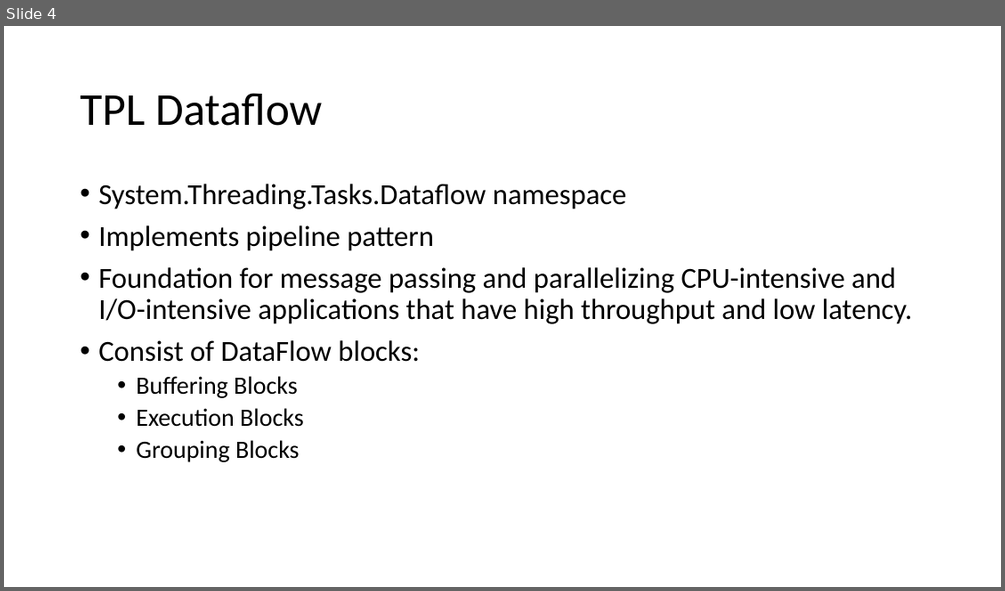
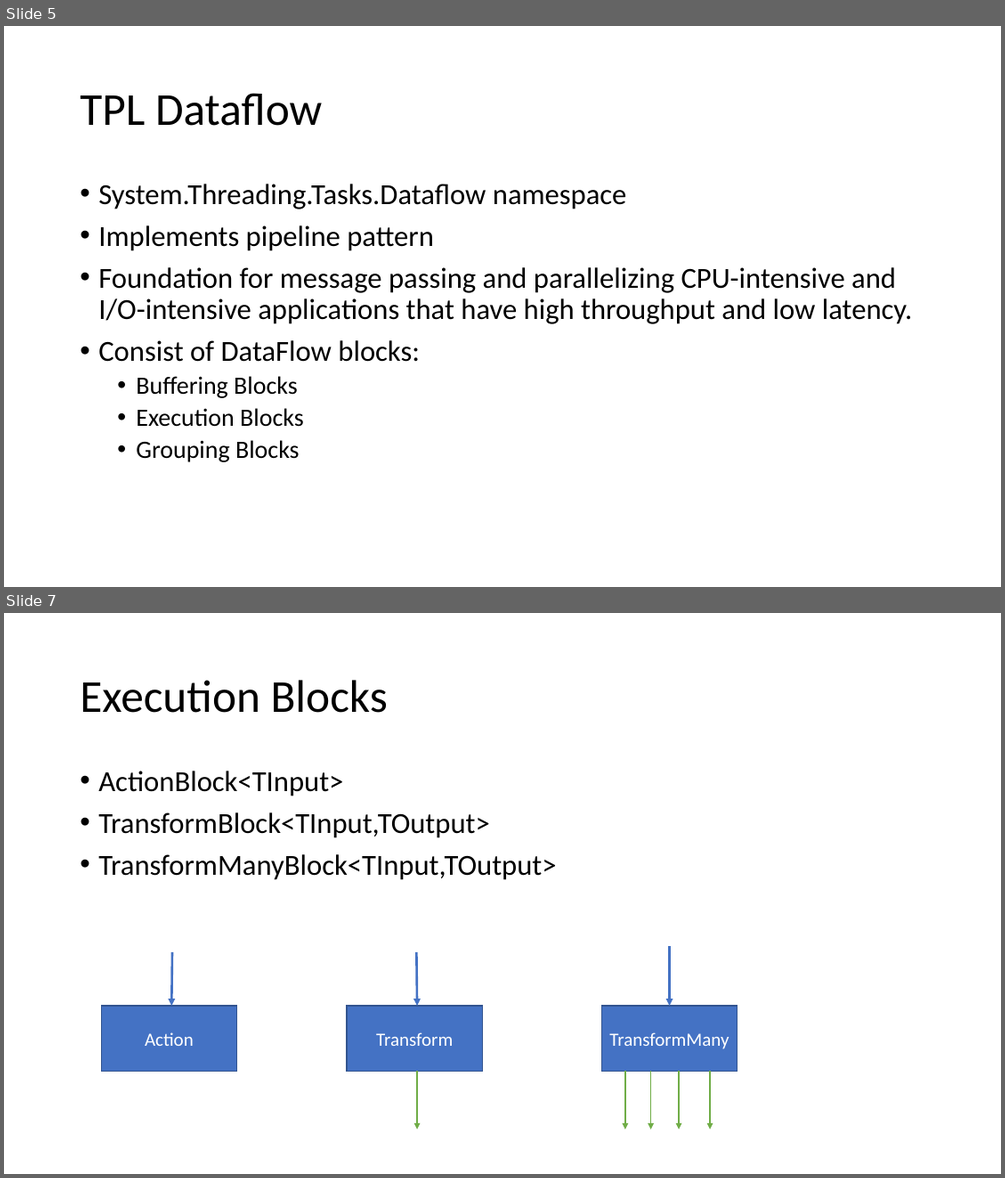
Before and after one commit to jandeu/tpl-dataflow-samples, a slide deck: Presentation.pptx. Shown one above the other, each under a label of ours: slide 4 before the commit, slides 5 and 7 after it; the slides between them are not shown. The pictures are 1005x591 and 1005x1178 pixels, drawn with LibreOffice and Linux fonts; fonts in the diff are those of the drawing. Boxes give left, top, right and bottom in pixels: in the first picture for what was removed or moved away, otherwise in the second. Text is boxed around its words. In the diff, an @@ line names an element or a change of style, - is before the commit and + after.

```diff
--- a/Presentation.pptx
+++ b/Presentation.pptx
@@ slide 7 added at (x1=4, y1=613, x2=1001, y2=1174), background #FFFFFF @@
@@ title added at (x1=80, y1=680, x2=388, y2=713), 44 pt, text #000000 @@
+Execution Blocks
@@ text added at (x1=98, y1=771, x2=556, y2=880), 28 pt, text #000000 @@
+• ActionBlock<TInput>
+• TransformBlock<TInput,TOutput>
+• TransformManyBlock<TInput,TOutput>
@@ arrow added from (172, 952) to (171, 1005), #4472C4 2.25 pt @@
@@ arrow added from (417, 952) to (418, 1005), #4472C4 2.25 pt @@
@@ arrow added from (670, 947) to (670, 1005), #4472C4 2.25 pt @@
@@ rectangle added at (x1=101, y1=1005, x2=237, y2=1071), fill #4472C4, outline #325491 1 pt, 18 pt, text #FFFFFF @@
+Action
@@ rectangle added at (x1=347, y1=1005, x2=483, y2=1071), fill #4472C4, outline #325491 1 pt, 18 pt, text #FFFFFF @@
+Transform
@@ rectangle added at (x1=601, y1=1005, x2=737, y2=1071), fill #4472C4, outline #325491 1 pt, 18 pt, text #FFFFFF @@
+TransformMany
@@ arrow added from (418, 1070) to (418, 1129), #70AD47 1.5 pt @@
@@ arrow added from (625, 1070) to (625, 1129), #70AD47 1.5 pt @@
@@ arrow added from (651, 1070) to (651, 1129), #70AD47 1.5 pt @@
@@ arrow added from (680, 1070) to (680, 1129), #70AD47 1.5 pt @@
@@ arrow added from (710, 1070) to (710, 1129), #70AD47 1.5 pt @@
@@ what was slide 4 is now slide 5 @@
```
Also in this commit, not shown: 1 slide changed, 5 other slides added, 1 other file.
